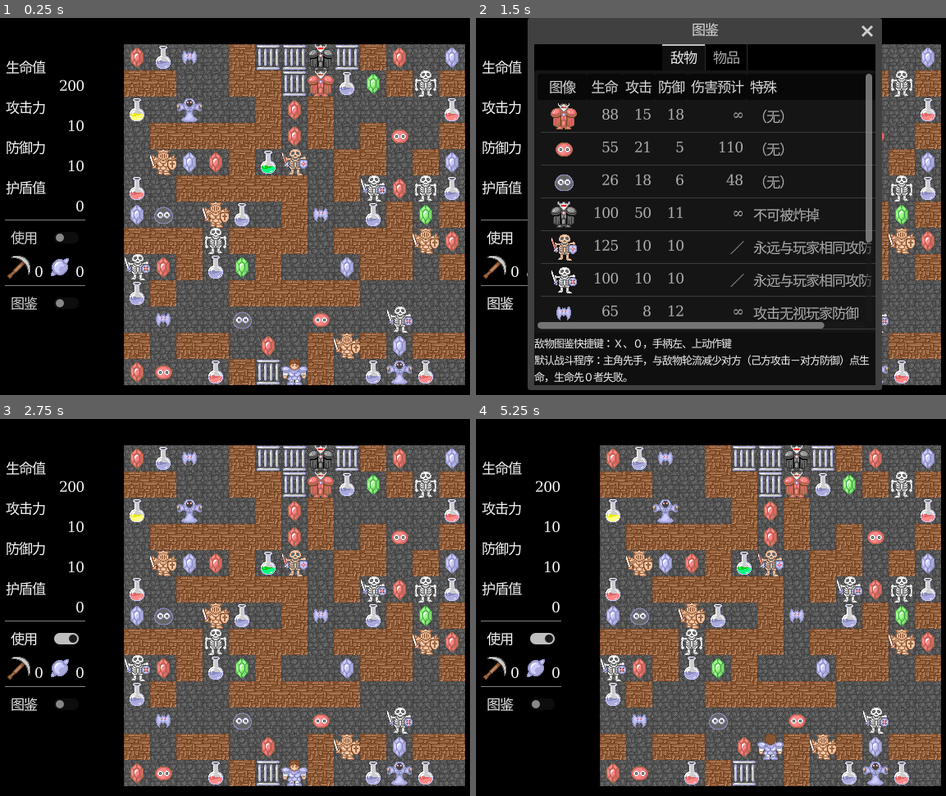
Above: before the commit, frames 1-4 (two rows, left to right).
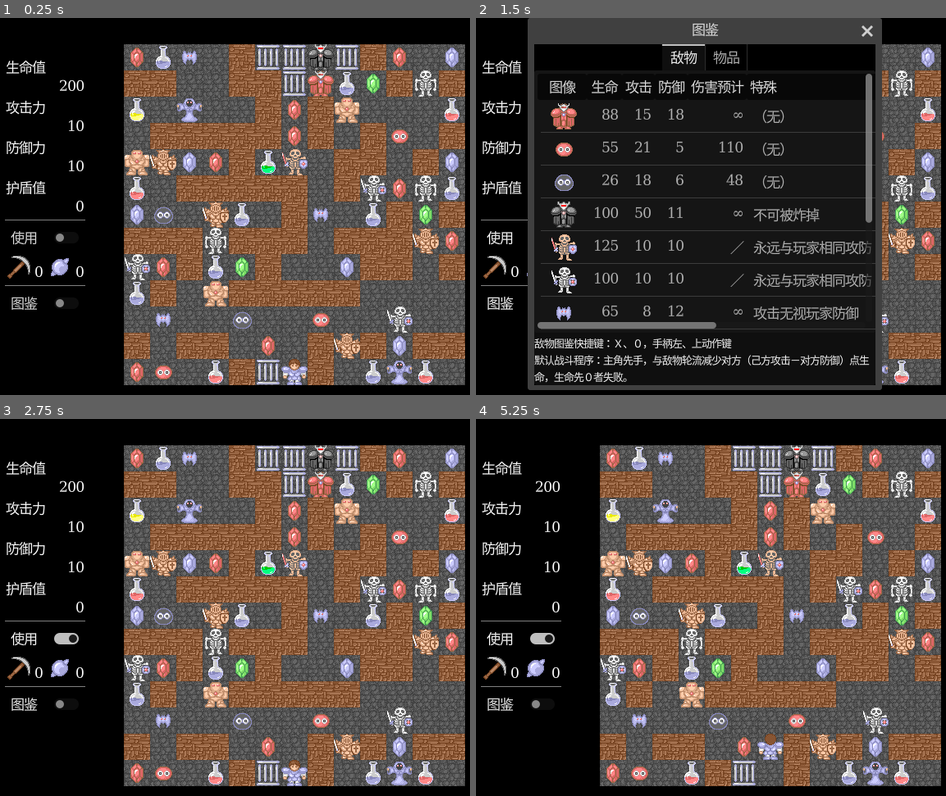
Above: after the commit, the same moments.

Repository: ParadoxV5/Magic-Tower-Godot-proto
Game: Godot game, scene res://scenes/main.tscn
Same seed, same stepped clock (60 frames per second), same inputs: the game is played once before the commit and once after it.
Inputs:
- Up to frame 1 (0.25 s): no input
- Up to frame 2 (1.5 s): click "使用" at 0.5 s; click "图鉴" at 1.25 s
- Up to frame 3 (2.75 s): tap Enter at 2 s; hold Right (right) from 2.03 s (still down); hold X (fibula) from 2.03 s (still down)
- Up to frame 4 (5.25 s): tap Space at 2.75, 4.25 s; release Right (right) at 2.78 s; release X (fibula) at 2.78 s; hold Down (down) 2.78-3.53 s; tap X (fibula) at 2.85, 4.35 s; tap Enter at 3.5, 5 s; hold Right (right) 3.53-4.28 s; hold X (fibula) 3.53-4.28 s; hold Up (up) 4.28-5.03 s; hold Left (left) from 5.03 s (still down); hold X (fibula) from 5.03 s (still down)

The runs differ from the first frame. In frame 1, 0.8% of the frame differs, in the area x 26-77%, y 21-77%; in frame 2, 0.5%; in frame 3, 0.8%; in frame 4, 0.8%.

Commit message:
净化、仇恨

Diff:
--- a/scenes/main-enemy_table.gd
+++ b/scenes/main-enemy_table.gd
@@ -32,11 +32,11 @@
     for sig: Signal in [
       listener_instance.atk_updated    ,
       listener_instance.def_updated    ,
-      listener_instance.special_updated,
       # [class Enemy]s load after [member Player.instance].
       Player.instance.atk_updated,
       Player.instance.def_updated,
-      Player.instance.absorption_updated
+      Player.instance.absorption_updated,
+      Player.instance.enemy_defeated
     ]: sig.connect(refresh_damage_estimate)
     refresh_damage_estimate()
 
@@ -59,7 +59,8 @@
     var estimate := listener_instance.estimate_damage()
     if estimate[0]:
       if estimate.size() > 1:
-        display = str(estimate.decode_s64(1))
+        var damage := estimate.decode_s64(1)
+        display = str(damage) if damage > 0 else "０"
       else:
         display = "∞"
     else:
--- a/scenes/main.tscn
+++ b/scenes/main.tscn
@@ -24,6 +24,7 @@
 [ext_resource type="PackedScene" uid="uid://df1kw0exlp3xc" path="res://scenes/sprite_tile/enemy/04.tscn" id="16_nlf30"]
 [ext_resource type="PackedScene" uid="uid://d2vmqwsir0wvk" path="res://scenes/sprite_tile/enemy/10.tscn" id="16_yxykp"]
 [ext_resource type="PackedScene" uid="uid://djb8xaq4g7h8k" path="res://scenes/sprite_tile/enemy/05.tscn" id="17_4wu57"]
+[ext_resource type="PackedScene" uid="uid://dp5ayqyulx5lw" path="res://scenes/sprite_tile/enemy/06.tscn" id="18_0g7yk"]
 [ext_resource type="PackedScene" uid="uid://hvuckia1ssng" path="res://scenes/sprite_tile/enemy/08.tscn" id="19_tenwp"]
 [ext_resource type="PackedScene" uid="uid://gwxmw8bdjbpk" path="res://scenes/fibula_page.tscn" id="19_theet"]
 [ext_resource type="Script" path="res://scenes/main-window.gd" id="19_ujlke"]
@@ -65,6 +66,7 @@
 scenes/3/scene = ExtResource("11_0oiex")
 scenes/4/scene = ExtResource("16_nlf30")
 scenes/5/scene = ExtResource("17_4wu57")
+scenes/6/scene = ExtResource("18_0g7yk")
 scenes/7/scene = ExtResource("12_a1ub2")
 scenes/8/scene = ExtResource("19_tenwp")
 scenes/9/scene = ExtResource("14_hqbwc")
@@ -131,7 +133,7 @@
 shape = SubResource("RectangleShape2D_qd2b5")
 
 [node name="TileMap" type="TileMapLayer" parent="Map"]
-tile_map_data = PackedByteArray("AAAHAAIAAAAAAAAAAAAIAAQAAAA …(1856 unchanged characters)… AAAAABQAHAAYAAgAAAAAAAQABAAoAAgAAAAAAAQADAAcAAgAAAAAABAA=")
+tile_map_data = PackedByteArray("AAAHAAIAAAAAAAAAAAAIAAQAAAA …(1856 unchanged characters)… AAAAABQAHAAYAAgAAAAAAAQABAAoAAgAAAAAAAQAIAAIAAgAAAAAABgAAAAQAAgAAAAAABgADAAkAAgAAAAAABgADAAcAAgAAAAAABAA=")
 tile_set = SubResource("TileSet_toxos")
 collision_enabled = false
 navigation_enabled = false
--- a/scenes/sprite_tile/enemy.gd
+++ b/scenes/sprite_tile/enemy.gd
@@ -71,7 +71,7 @@
   ret.resize(9) # [code]ret.size()[/code] + [code]sizeof(int)[/code]
   ret.encode_s64( # [class int] is signed 64-bit
     1, # From index 1 (i.e., skip the 1st byte, which is the [code]bool[/code])
-    max(estimate_counterattacks(player_attacks) * damage_dealt - player.absorption, 0)
+    estimate_counterattacks(player_attacks) * damage_dealt - player.absorption # allow negative for overriders
   )
   return ret
 
@@ -89,6 +89,9 @@
     take_damage(damage_taken) if turn     # [code]Turn.PLAYER[/code]
     else player.take_damage(damage_dealt) # [code]Turn.ENEMY[/code]
   )): pass # The loop body is inside the condition
+  if player.hp > 0:
+    PurifyAvengeEnemy.avenge_counter += 2
+    player.enemy_defeated.emit()
 
 
 func bomb(player := Player.instance) -> void:
--- /dev/null
+++ b/scenes/sprite_tile/enemy/06.tscn
@@ -0,0 +1,17 @@
+[gd_scene load_steps=4 format=3 uid="uid://dp5ayqyulx5lw"]
+
+[ext_resource type="PackedScene" uid="uid://b44gp4ut36tcg" path="res://scenes/sprite_tile/enemy.tscn" id="1_lh6pm"]
+[ext_resource type="Texture2D" uid="uid://dbol3hhl11ie4" path="res://graphics/enemies/06.png" id="2_7hus7"]
+[ext_resource type="Script" path="res://scenes/sprite_tile/enemy/PurifyAvengeEnemy.gd" id="2_287tg"]
+
+[node name="06" instance=ExtResource("1_lh6pm")]
+script = ExtResource("2_287tg")
+turn_order = null
+special_description = null
+hp = 70
+atk = 24
+def = 8
+penetrable = null
+
+[node name="Sprite2D" parent="." index="0"]
+texture = ExtResource("2_7hus7")
--- /dev/null
+++ b/scenes/sprite_tile/enemy/PurifyAvengeEnemy.gd
@@ -0,0 +1,25 @@
+class_name PurifyAvengeEnemy extends Enemy
+
+static var avenge_counter := 0
+## Cached by [method estimate_damage]
+static var extra_damage := 0
+
+## also updates [member extra_damage] and [member special_description]
+## (Only the [member Main_EnemyTable.EnemyEntry.listener_instance] calls this.)
+func estimate_damage(player := Player.instance) -> PackedByteArray:
+  var ret := super(player)
+  if ret[0]:
+    extra_damage = player.absorption * 3 + avenge_counter
+    special_description = ("在战斗前先造成（玩家护盾×３＋(%i)＝%i）
+点伤害，然后这个变量减半（这个变量每在玩家击败敌物后增加２）").format([avenge_counter, extra_damage], "%i")
+    if ret.size() > 1:
+      ret.encode_s64(1, ret.decode_s64(1) + extra_damage)
+  return ret
+
+func battle(player := Player.instance) -> void:
+  if player.take_damage(extra_damage):
+    # divide before add (in [code]super[/code])
+    # (If the [class Player] fails the main battle, the update signal [signal Player.enemy_defeated]
+    # does not emit, so the Fibula [method estimate_damage] does not change.)
+    avenge_counter /= 2
+    super(player)
--- a/scenes/sprite_tile/player.gd
+++ b/scenes/sprite_tile/player.gd
@@ -42,6 +42,10 @@
 
 func _ready() -> void:
   instance = self
+
+## For updating [member PurifyAvengeEnemy.avenge_counter]
+## (No [code]static signal[/code]: https://github.com/godotengine/godot-proposals/issues/6851)
+signal enemy_defeated()
 
 
 # Movement constants
Not shown: 1 places in scenes/main.tscn that only renumber resources
